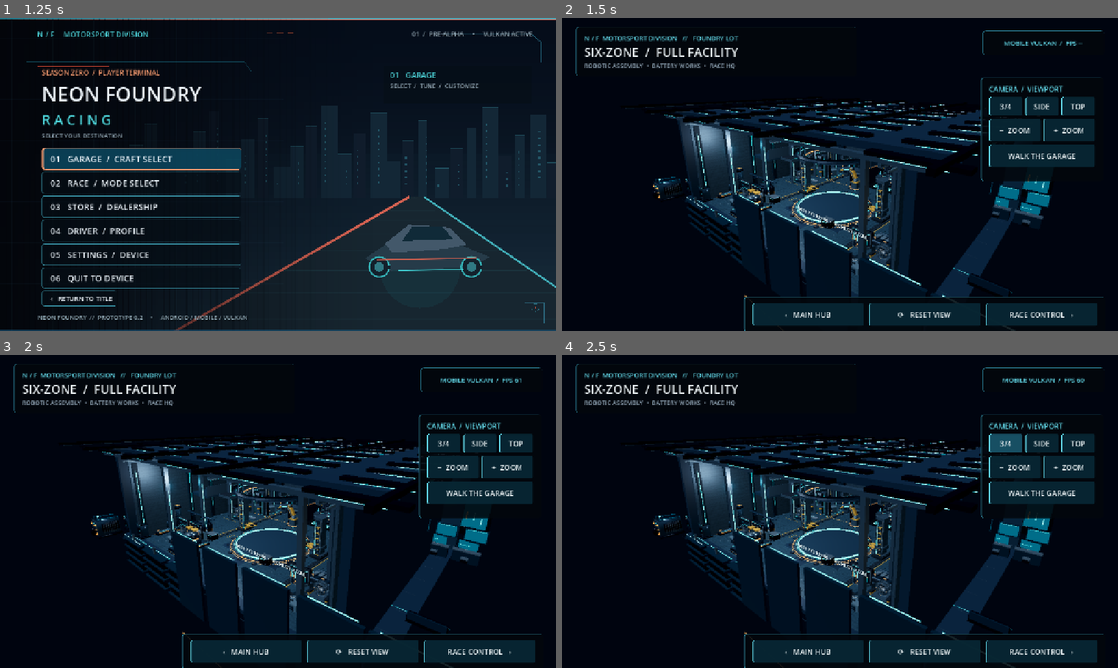
Above: before the commit, frames 1-4 (two rows, left to right).
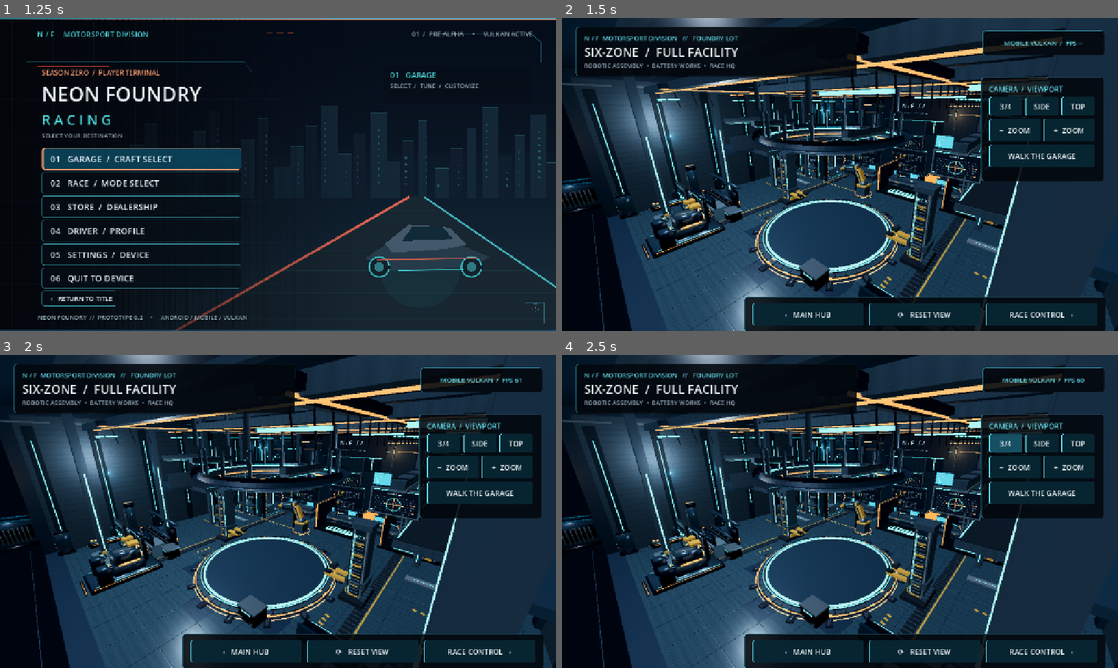
Above: after the commit, the same moments.

Repository: tpylman90-ctrl/NeonFoundry-Racing
Game: Godot game, scene res://scenes/title_menu.tscn
Two runs of this game, one before a commit and one after it. Both use one fixed random seed, a clock stepped at 60 frames per second and the inputs below.
Inputs:
- Up to frame 1 (1.25 s): click "›› ENTER THE FOUNDRY" at 0.5 s
- Up to frame 2 (1.5 s): click "01 GARAGE / CRAFT SELECT" at 1.25 s
- Up to frame 3 (2 s): no input
- Up to frame 4 (2.5 s): click "3/4" at 2 s

Frame 1 is identical in both runs. In frame 2, 54% of the frame differs, in the area x 0-100%, y 0-100%; in frame 3, 54%; in frame 4, 54%.

Commit message:
Frame the full garage from inside the shell

Diff:
--- a/game/scripts/garage_page.gd
+++ b/game/scripts/garage_page.gd
@@ -39,10 +39,10 @@
 var _vehicle_holder: Node3D
 var _yaw: float = 0.72
 var _pitch: float = 0.32
-var _distance: float = 44.0
+var _distance: float = 20.5
 var _target_yaw: float = 0.72
 var _target_pitch: float = 0.32
-var _target_distance: float = 44.0
+var _target_distance: float = 20.5
 var _inspection_target: Vector3 = Vector3(0, 5.2, -1.75)
 var _dragging: bool = false
 var _vehicle_loaded: bool = false
@@ -350,7 +350,7 @@
 
 	_camera = Camera3D.new()
 	_camera.name = "InspectionCamera"
-	_camera.fov = 60.0
+	_camera.fov = 72.0
 	_camera.near = 0.08
 	_camera.far = 175.0
 	_camera.current = true
@@ -757,9 +757,9 @@
 	angle_row.add_theme_constant_override("separation", 6)
 	views.add_child(angle_row)
 	for spec in [
-		{"text": "3/4", "a": 0.72, "p": 0.32, "d": 44.0},
-		{"text": "SIDE", "a": 1.57, "p": 0.24, "d": 38.0},
-		{"text": "TOP", "a": 0.0, "p": 1.22, "d": 47.0}
+		{"text": "3/4", "a": 0.72, "p": 0.32, "d": 20.5},
+		{"text": "SIDE", "a": 1.57, "p": 0.24, "d": 20.5},
+		{"text": "TOP", "a": 0.0, "p": 1.22, "d": 10.0}
 	]:
 		var b: Button = _button(str(spec["text"]), _move_view.bind(float(spec["a"]), float(spec["p"]), float(spec["d"])))
 		b.custom_minimum_size.y = 43
@@ -806,7 +806,7 @@
 	action_row.add_theme_constant_override("separation", 12)
 	bottom.add_child(action_row)
 	var back := _button("‹   MAIN HUB", func() -> void: return_to_hub.emit())
-	var spin := _button("⟳   RESET VIEW", func() -> void: _move_view(0.72, 0.32, 44.0))
+	var spin := _button("⟳   RESET VIEW", func() -> void: _move_view(0.72, 0.32, 20.5))
 	var race := _button("RACE CONTROL   ›", func() -> void: request_race_control.emit())
 	for b in [back, spin, race]:
 		b.size_flags_horizontal = Control.SIZE_EXPAND_FILL
@@ -907,7 +907,7 @@
 	_set_graphics_detail(not _quality_detail)
 
 func _zoom(amount: float) -> void:
-	_target_distance = clampf(_target_distance + amount, 16.0, 60.0)
+	_target_distance = clampf(_target_distance + amount, 8.0, 30.0)
 
 func navigate_back() -> void:
 	return_to_hub.emit()
